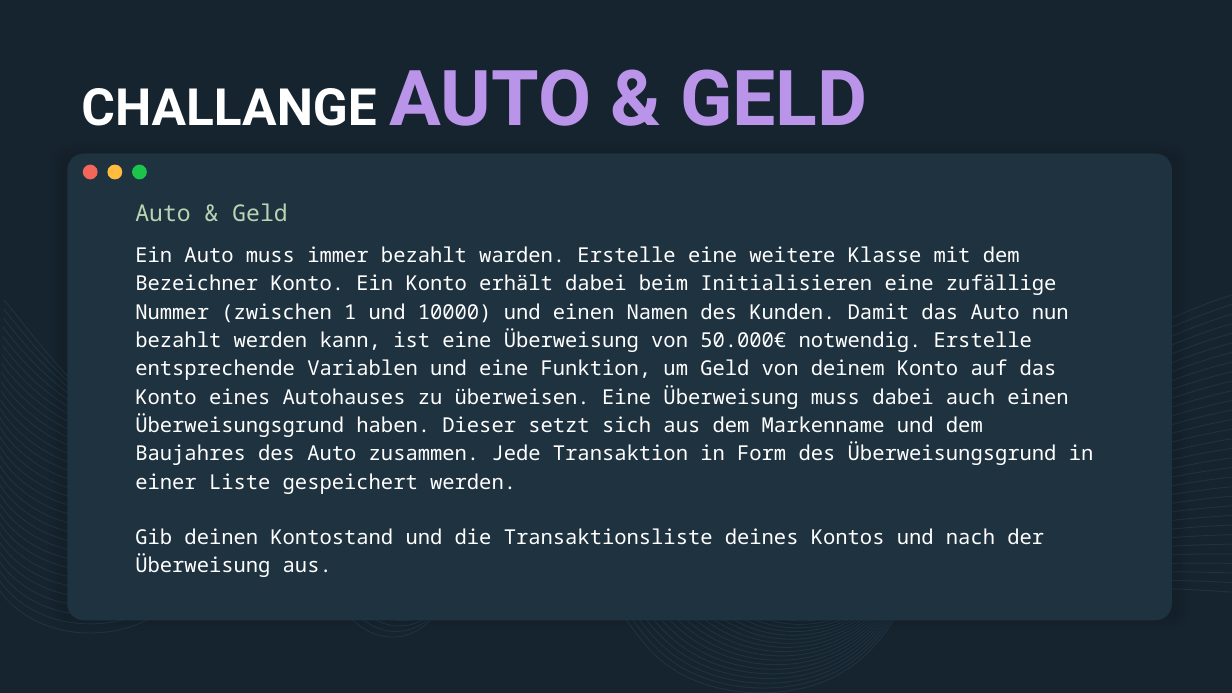
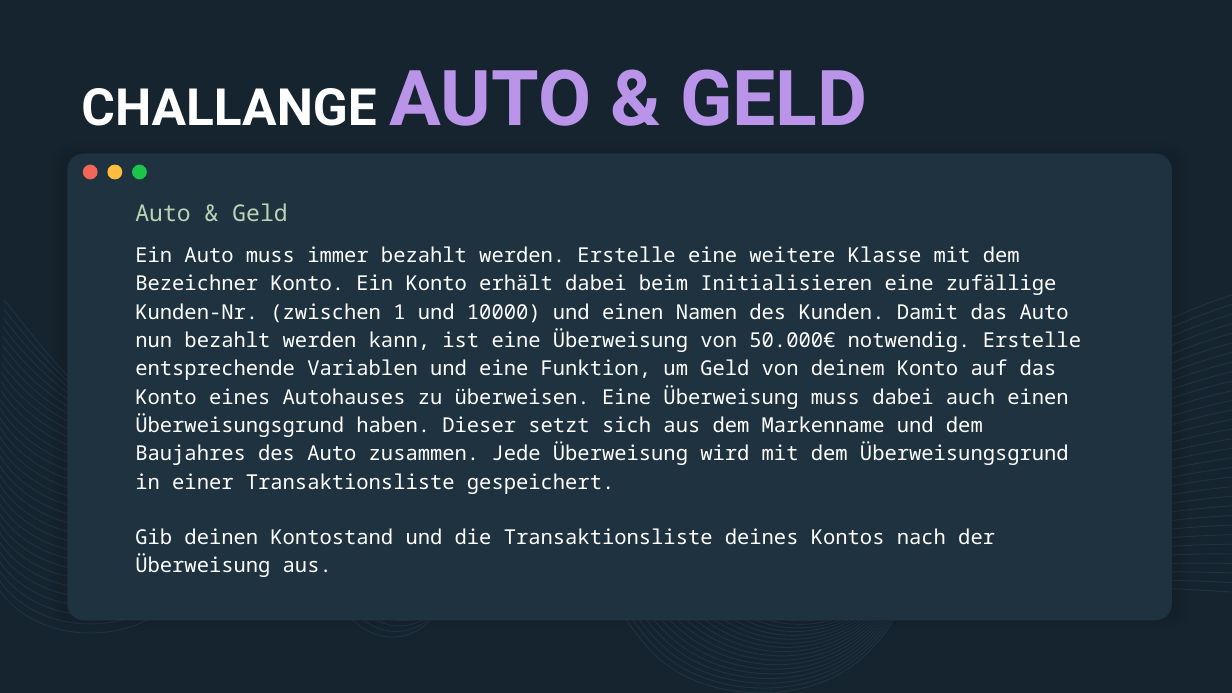
Before and after one commit to derech1e/python-beginner-course, a slide deck: slide 13 of 004/lesson_4.pptx. Drawn at 1232x693 pixels with LibreOffice and Linux fonts; fonts in the diff are those of the drawing. Boxes give left, top, right and bottom in pixels: in the first picture for what was removed or moved away, otherwise in the second. Text is boxed around its words. In the diff, an @@ line names an element or a change of style, - is before the commit and + after.

```diff
--- a/004/lesson_4.pptx
+++ b/004/lesson_4.pptx
@@ text at [135,246,1081,577]: text changed @@
-Ein Auto muss immer bezahlt warden. Erstelle eine weitere Klasse mit dem Bezeichner Konto. Ein Konto erhält dabei beim Initialisieren eine zufällige Nummer (zwischen 1 und 10000) und einen Namen des Kunden. Damit das Auto nun bezahlt werden kann, ist eine Überweisung von 50.000€ notwendig. Erstelle entsprechende Variablen und eine Funktion, um Geld von deinem Konto auf das Konto eines Autohauses zu überweisen. Eine Überweisung muss dabei auch einen Überweisungsgrund haben. Dieser setzt sich aus dem Markenname und dem Baujahres des Auto zusammen. Jede Transaktion in Form des Überweisungsgrund in einer Liste gespeichert werden.
-Gib deinen Kontostand und die Transaktionsliste deines Kontos und nach der Überweisung aus.
+Ein Auto muss immer bezahlt werden. Erstelle eine weitere Klasse mit dem Bezeichner Konto. Ein Konto erhält dabei beim Initialisieren eine zufällige Kunden-Nr. (zwischen 1 und 10000) und einen Namen des Kunden. Damit das Auto nun bezahlt werden kann, ist eine Überweisung von 50.000€ notwendig. Erstelle entsprechende Variablen und eine Funktion, um Geld von deinem Konto auf das Konto eines Autohauses zu überweisen. Eine Überweisung muss dabei auch einen Überweisungsgrund haben. Dieser setzt sich aus dem Markenname und dem Baujahres des Auto zusammen. Jede Überweisung wird mit dem Überweisungsgrund in einer Transaktionsliste gespeichert.
+Gib deinen Kontostand und die Transaktionsliste deines Kontos nach der Überweisung aus.
```
Also in this commit, not shown: 1 other slide changed, 3 other files.
